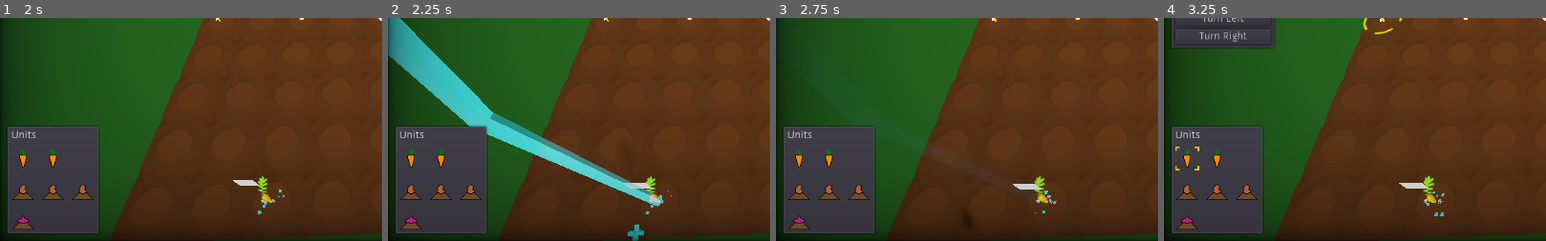
Above: before the commit, frames 1-4 (left to right).
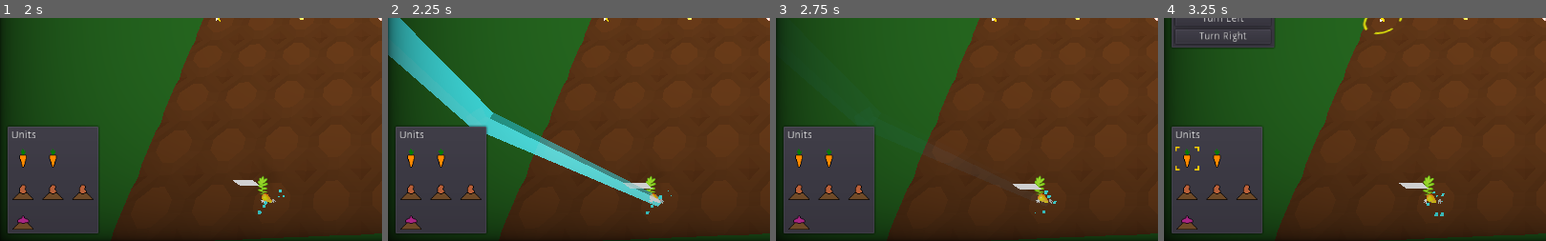
Above: after the commit, the same moments.

Repository: wingedadventurer/gwj-xii
Game: Godot game, scene res://scenes/levels/level_test.tscn
Same seed, same stepped clock (60 frames per second), same inputs: the game is played once before the commit and once after it.
Inputs (mouse positions are % of the whole screen's width and height, from its top left):
- Up to frame 1 (2 s): click "Next Turn" at 0.5 s; click "Next Turn" at 1.25 s
- Up to frame 2 (2.25 s): click "Fire Signal" at 2 s
- Up to frame 3 (2.75 s): no input
- Up to frame 4 (3.25 s): click (3, 81) at 2.77 s
The pictures show only the part of the screen within x 0-50%, y 50-100%; the shares and areas given below are measured in that part.

Frame 1 is identical in both runs. In frame 2, 0.2% of the frame differs, in the area x 62-67%, y 92-100%; in frame 3, less than 0.1%; in frame 4, nothing differs.

Commit message:
Make unit propagate signal only when buried

Diff:
--- a/godot-project/scripts/unit.gd
+++ b/godot-project/scripts/unit.gd
@@ -176,11 +176,16 @@
 	$sfx_signal_bounce.play()
 
 func _on_signal_receive_area_body_entered(body):
-	if not signals_launched:
-		signals_launched = true
-		launch_signals()
-		if body is class_signal:
-			body.queue_free()
+	if signals_launched: return
+
+	# consume signal
+	if body is class_signal:
+		body.queue_free()
+
+	# propagate signal if buried
+	if not buried: return
+	signals_launched = true
+	launch_signals()
 
 func turn(cw := true) -> void:
 	if cw: set_rot(rot - 90.0)
